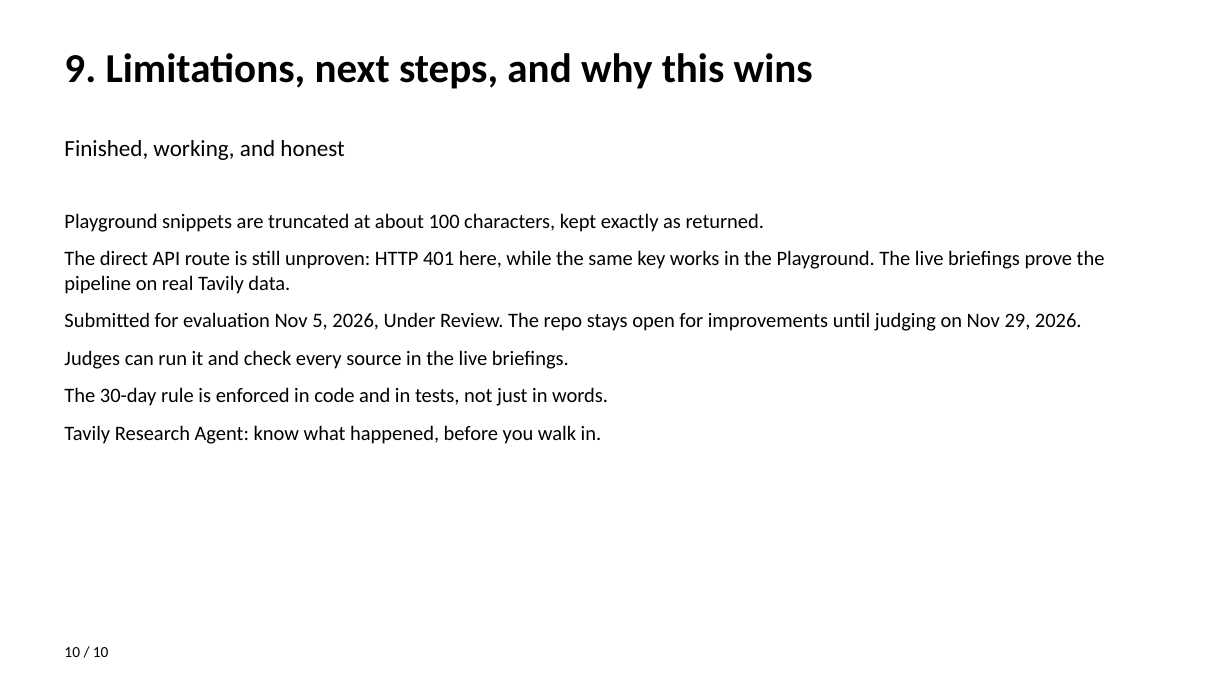
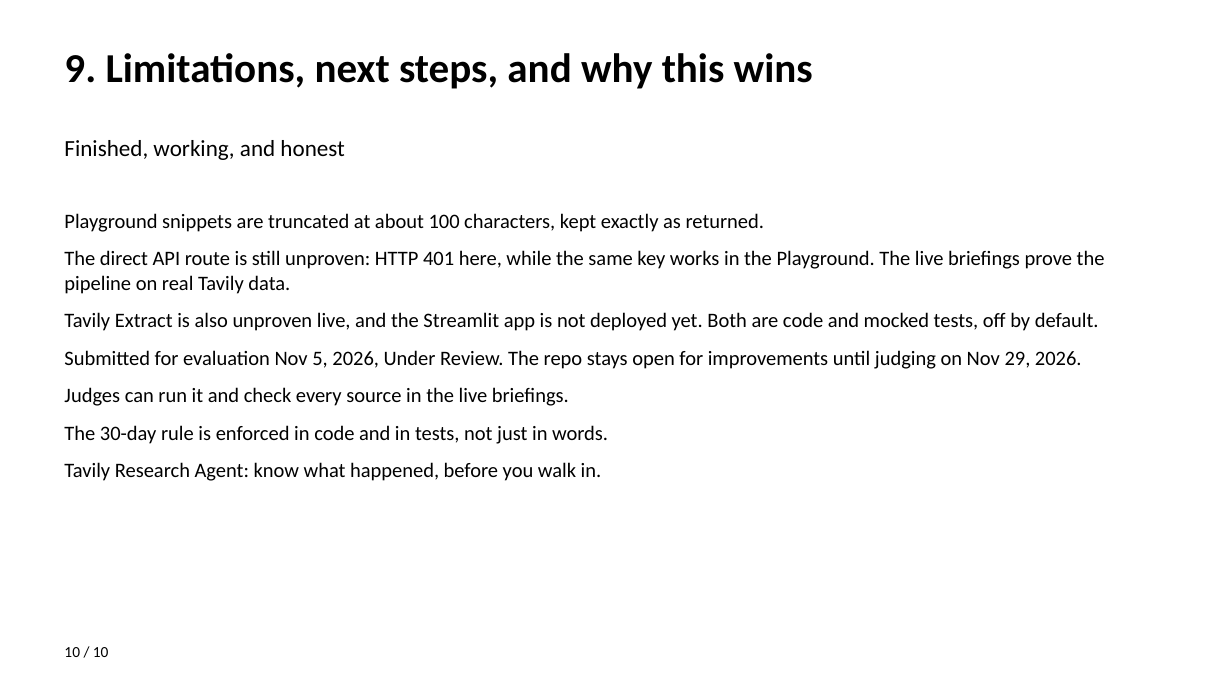
Before and after one commit to pakmultilinks-dot/tavily-research-agent, a slide deck: slide 10 of pitch-deck.pptx. Drawn at 1232x693 pixels with LibreOffice and Linux fonts; fonts in the diff are those of the drawing. Boxes give left, top, right and bottom in pixels: in the first picture for what was removed or moved away, otherwise in the second. Text is boxed around its words. In the diff, an @@ line names an element or a change of style, - is before the commit and + after.

Commit message:
Batch 2: API key hygiene, Tavily Extract top 8, Streamlit demo mode

```diff
--- a/pitch-deck.pptx
+++ b/pitch-deck.pptx
@@ text at [64,312,1099,331]: paragraph added @@
+Tavily Extract is also unproven live, and the Streamlit app is not deployed yet. Both are code and mocked tests, off by default.
```
Also in this commit, not shown: 3 other slides changed, 23 other files.
